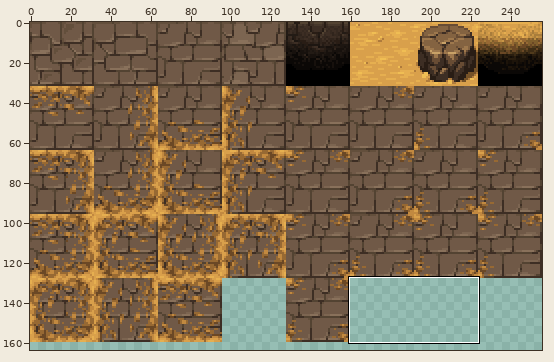
Sprite sheet: res/art/map/floortiles.png. The first picture is a wide view before the edit; the outline marks the close-up.
Close-up. First the earlier version:
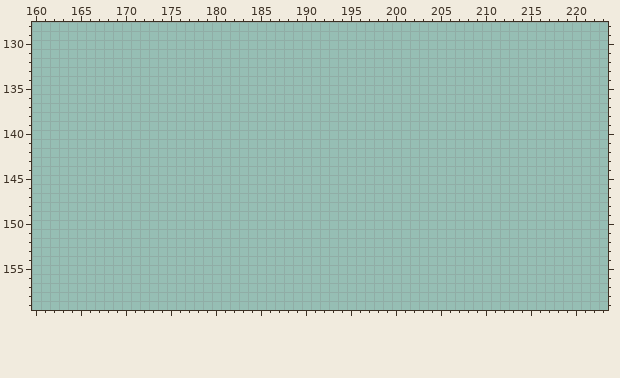
The file is 256x256 pixels. Colours within 5 levels of each other are drawn and written as one. Shown: x 160..223, y 128..159. The wide view leaves out empty margins.
After:
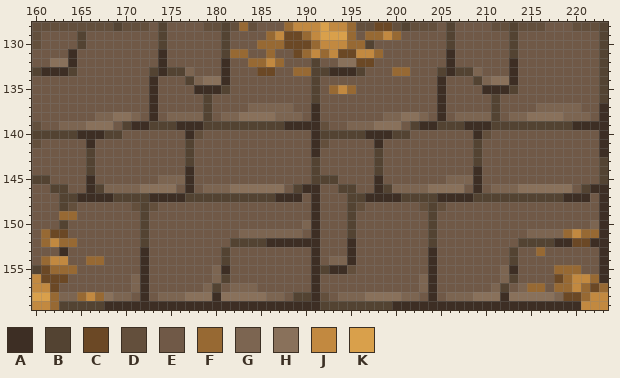
Palette (. is transparent): A #3d2e24  B #534332  C #6b4825  D #634f3c  E #705947  F #976933  G #7c6551  H #89715b  J #c28940  K #d9a04b
The commit says: Add the opposite corners
The edit:
@@ x 160..223 @@
-128 ................................................................
-129 ................................................................
-130 ................................................................
-131 ................................................................
-132 ................................................................
-133 ................................................................
-134 ................................................................
-135 ................................................................
-136 ................................................................
-137 ................................................................
-138 ................................................................
-139 ................................................................
-140 ................................................................
-141 ................................................................
-142 ................................................................
-143 ................................................................
-144 ................................................................
-145 ................................................................
-146 ................................................................
-147 ................................................................
-148 ................................................................
-149 ................................................................
-150 ................................................................
-151 ................................................................
-152 ................................................................
-153 ................................................................
-154 ................................................................
-155 ................................................................
-156 ................................................................
-157 ................................................................
-158 ................................................................
-159 ................................................................
+128 DDDDDDDDDBDDDEBEEEEDDBDFDEEEFJJJKJJFDDCCDBDDDEBEEEEDDBDDDEEEDDDB
+129 DEEEEBEEEEEEEEBEEEEEEBEEEEFJCCFJKKKFEFFJFEEEEEBEEEEEEBEEEEEEEEEB
+130 DEEEEBEEEEEEEEBEEEEEEBEEEFFFCCCFJJJFFBEEEEEEEEBEEEEEEBEEEEEEEEEB
+131 EEEEAEEEEEEEEEAEEEEEEBFFEEFEECFJFJCCJJFEEEEEEEAEEEEEEBEEEEEEEEEB
+132 EEHHAEEEEEEEEEAEEEEEEAEEFFJFEEEBEEHHCCEEEEEEEEAEEEEEEAEEEEEEEEEB
+133 BAAABEEEEEEEEBABBGEEEAEEECCEEFFBBAAABEEEFFEEEBABBGEEEAEEEEEEEEEB
+134 EEEEEEEEEEEEEAEEEBGHHAEEEEEEEEEBEEEEEEEEEEEEEAEEEBGHHAEEEEEEEEEB
+135 EEEEEEEEEEEEEAEEEEAAABEEEEEEEEEBEFJFEEEEEEEEEAEEEEAAABEEEEEEEEEB
+136 EEEEEEEEEEEEEAEEEEEBEEEEEEEEEEEBEEEEEEEEEEEEEAEEEEEBEEEEEEEEEEEB
+137 EEEEEEEEEEEEEAEEEEEBEEEEGGGGGEEAEEEEEEEEEEEEEAEEEEEBEEEEGGGGGEEA
+138 EEEEEEEGGHHGEAEGGGGBEGGHHHHGGGEAEEEEEEEGGHHGEAEGGGGBEGGHHHHGGGEA
+139 DEEGGGHHHEBAABBBAAABBBBBBBBBAAAADEEGGGHHHEBAABBBAAABBBBBBBBBAAAA
+140 BBBBBAAABBEEEEEEEADEEEEEEEEEEEEABBBBBAAABBEEEEEEEADEEEEEEEEEEEEA
+141 DEEEEEAEEEEEEEEEEBEEEEEEEEEEEEEADEEEEEAEEEEEEEEEEBEEEEEEEEEEEEEA
+142 EEEEEEBEEEEEEEEEEBEEEEEEEEEEEEEAEEEEEEBEEEEEEEEEEBEEEEEEEEEEEEEA
+143 EEEEEEBEEEEEEEEEEBEEEEEEEEEEEEEBEEEEEEBEEEEEEEEEEBEEEEEEEEEEEEEB
+144 EEEEEEBEEEEEEEEEEAEEEEEEEEEEEEEBEEEEEEBEEEEEEEEEEAEEEEEEEEEEEEEB
+145 BBEEEEAEEEEEEEGGGAEEEEEEEEEEEEEBBBEEEEAEEEEEEEGGGAEEEEEEEEEEEEEB
+146 EEBBEEABGGGGHHHHEAEGGGHHHHHHEBAAEEBBEEABGGGGHHHHEAEGGGHHHHHHEBAA
+147 EEEBBAAAABBBBAAAABBBBBBBBBBAAAEAEEEBBAAAABBBBAAAABBBBBBBBBBAAAEA
+148 EEEBDEEEEEEDBDEEEEEEEEEEEEEEEEEAEEEBDEEEEEEDBDEEEEEEEEEEEEEEEEEA
+149 EEEFFEEEEEEEBEEEEEEEEEEEEEEEEEEAEEEBEEEEEEEEBEEEEEEEEEEEEEEEEEEA
+150 EEEBEEEEEEEEBEEEEEEEEEEEEEEEEEGAEEEBEEEEEEEEBEEEEEEEEEEEEEEEEEGA
+151 EFCCEEEEEEEEBEEEEEEEEEEGGGGGGGEAEEEBEEEEEEEEBEEEEEEEEEEGGGGFJFFA
+152 EFJFFEEEEEEEBEEEEEEEEEBBBBAAAAAAEEEAEEEEEEEEBEEEEEEEEEBBBBAACCAA
+153 EEEAEEEEEEEEAEEEEEEEEBEEEEEEEEEAEEEAEEEEEEEEAEEEEEEEEBEEFEEEEEEA
+154 EFJJEEFFEEEEAEEEEEEEEBEEEEEEEEEAEGGAEEEEEEEEAEEEEEEEEBEEEEEEEEEA
+155 BCFFFEEEEEEEAEEEEEEEGAEEEEEEEEEABAADEEEEEEEEAEEEEEEEGAEEEEFFFEEA
+156 JCCCEEEEEEEGAEEEEEEEGBEEEEEEEEEAEEEEEEEEEEEGAEEEEEEEGBEEEECFJJFA
+157 JJCEEEEEEEEGAEEEEEEGBEGGGEEEEEEAEEEEEEEEEEEGAEEEEEEGBEGFFEFFJFCF
+158 KKFGGFJFHGGEAEGGGHHHAHHHHHGGEBBADEGGGHHHHGGEAEGGGHHHAHHHHHGCCFJJ
+159 JJFBBBBBAAAAAAAAAAAAAAAAAAAAAAAABBBBBBBBAAAAAAAAAAAAAAAAAAAAAJJJ
Pixel boxes of the changes (left, top, right, bottom) in both close-ups:
added: (32, 22, 608, 310)
